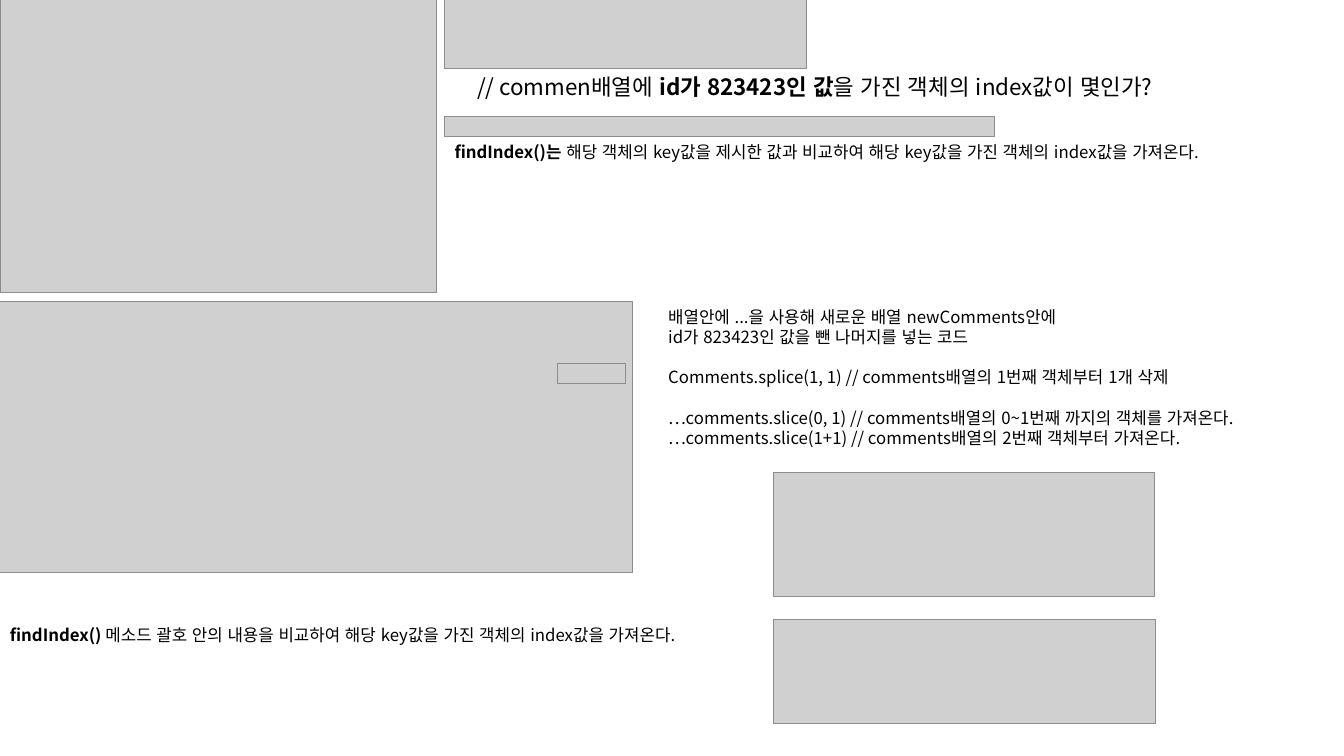
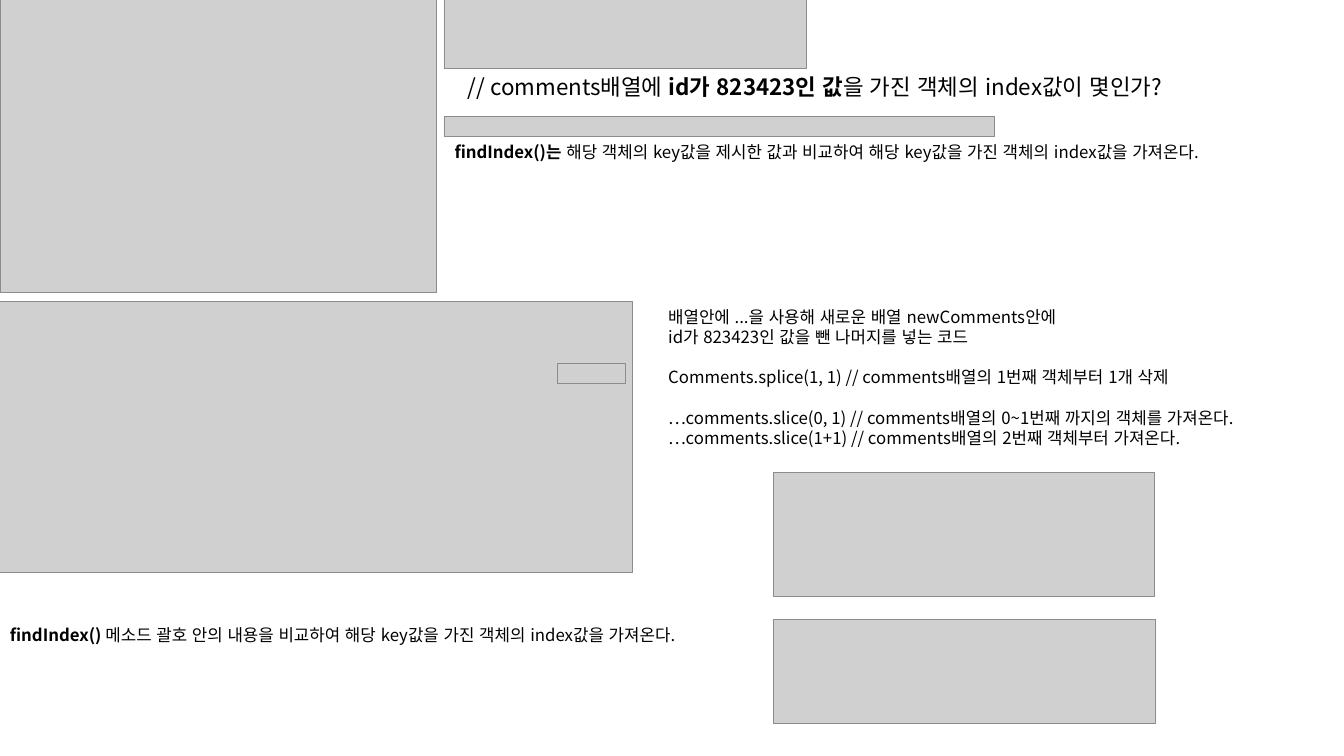
Before and after one commit to Jangyusu/Javascript_Study, a slide deck: slide 5 of JavaScript30-master/07 - Array Cardio Day 2/설명.pptx. Drawn at 1344x756 pixels with LibreOffice and Linux fonts; fonts in the diff are those of the drawing; grey boxes stand for pictures. Boxes give left, top, right and bottom in pixels: in the first picture for what was removed or moved away, otherwise in the second. Text is boxed around its words. In the diff, an @@ line names an element or a change of style, - is before the commit and + after.

```diff
--- a/JavaScript30-master/07 - Array Cardio Day 2/설명.pptx
+++ b/JavaScript30-master/07 - Array Cardio Day 2/설명.pptx
@@ text at <box>490,76,1162,97</box>: text changed @@
-// commen배열에 id가 823423인 값을 가진 객체의 index값이 몇인가?
+// comments배열에 id가 823423인 값을 가진 객체의 index값이 몇인가?
```
Also in this commit, not shown: 3 other slides changed, 9 other files.
